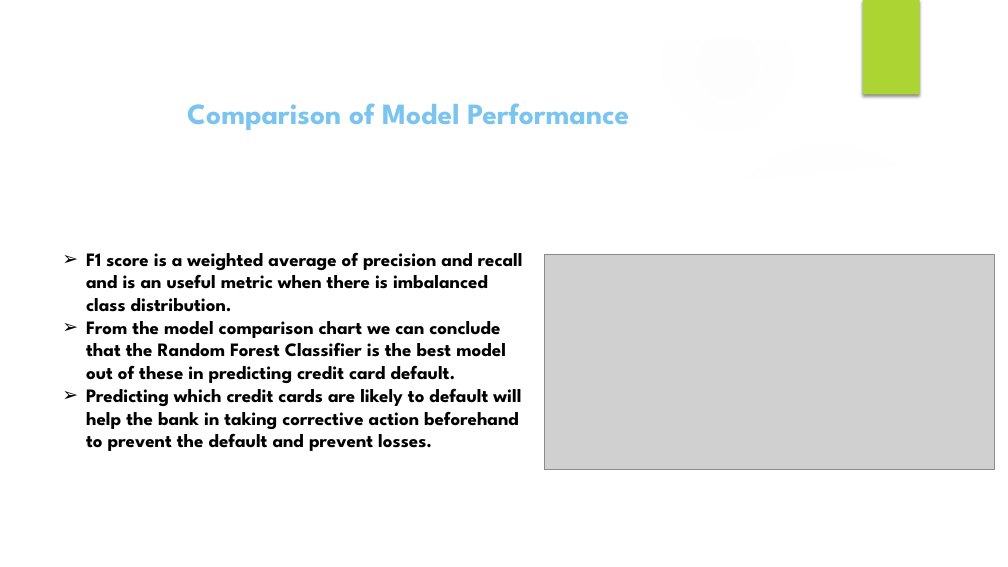
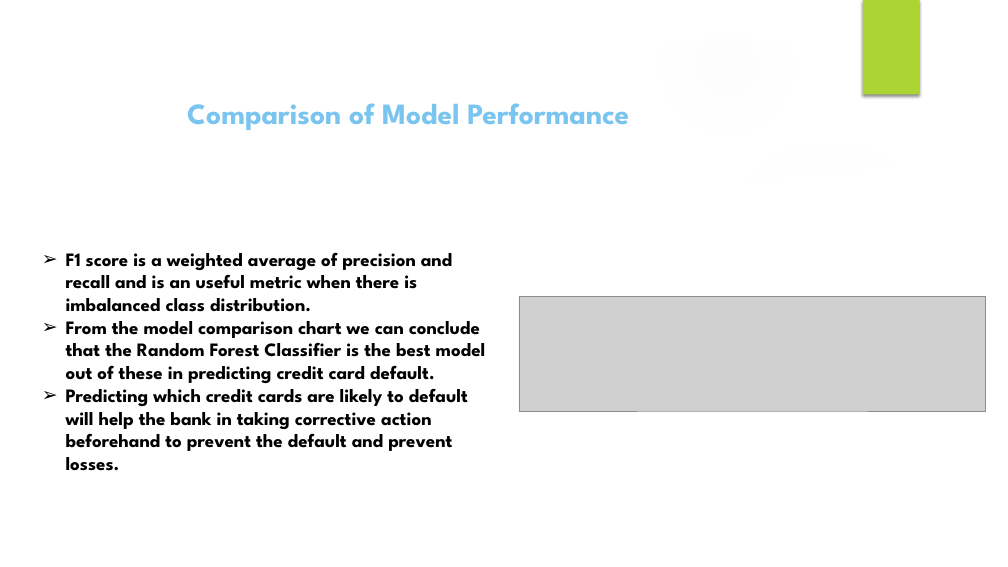
Before and after one commit to sreoshi123/Assignments, a slide deck: slide 18 of Credit Card Default Prediction.pptx. Drawn at 1008x567 pixels with LibreOffice and Linux fonts; fonts in the diff are those of the drawing; grey boxes stand for pictures; background and template pictures are left out. Boxes give left, top, right and bottom in pixels: in the first picture for what was removed or moved away, otherwise in the second. Text is boxed around its words. In the diff, an @@ line names an element or a change of style, - is before the commit and + after.

```diff
--- a/Credit Card Default Prediction.pptx
+++ b/Credit Card Default Prediction.pptx
@@ text "F1 score is a weighted ..." rewrapped from bbox=[86, 253, 523, 451] to bbox=[66, 252, 486, 471] @@
@@ picture: place and size @@
-picture at bbox=[544, 254, 994, 469]
+picture at bbox=[519, 296, 985, 411]
```
Also in this commit, not shown: 2 other slides changed.
